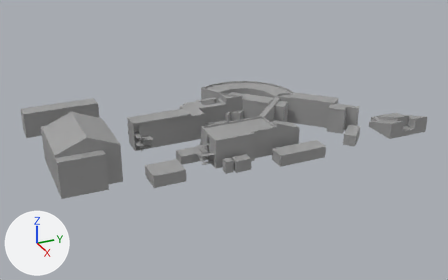
Two versions of the glTF model schoolFes_202510/medias/3ds/sc.glb, one commit apart.
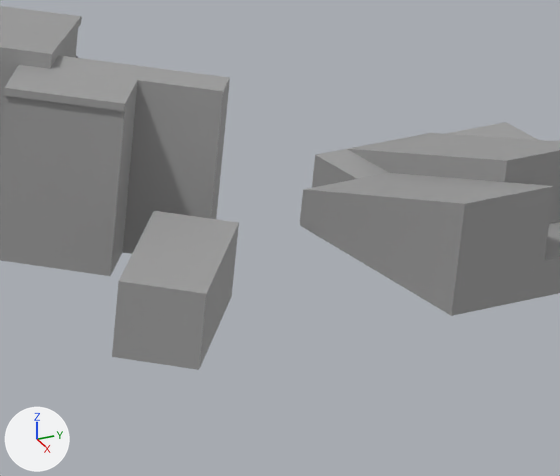
Each version is shown whole from a camera (50 mm lens) standing at (4.83, -1.98, 2.3) and looking at (0.16, 0.12, -0.03), then close up on the part from 73% to 90% of the width and 34% to 58% of the height. Every picture has the same lights, and +X, +Y and +Z are marked at lower left. Where no turn or scale is listed for an object, it has been applied to the vertices. Vertices at the same position are counted once.

Objects in the first close-up: 'Class_Roof.002', 'F1_Boiler', 'F1_Corridor', 'F1_Dining', 'F1_Dining.001', 'F1_Dining.003', 'F1_Dining.004', 'F1_Stairs', 'F2_Corridor.001', 'F2_Stairs', 'F3_Corridor', 'F3_Stairs', 'Roof.001'.
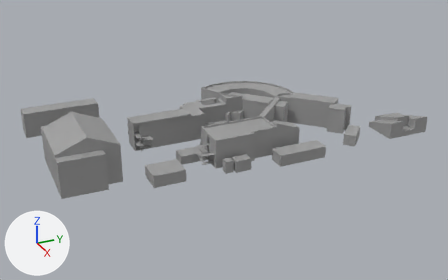
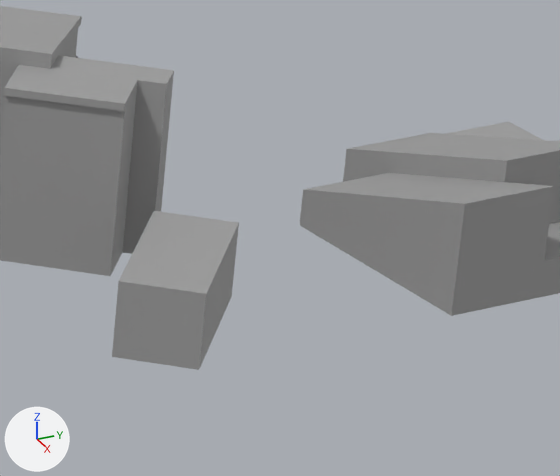
Scene script edits in JSON lines:
```json
{"block": "me_平面_097", "where": "# used by ob_f3_corridor; location = (-0.074, 0.216, 0.15)"}
{"op": "remove", "block": "me_平面_097", "code": "me_平面_097.from_pydata(...)  # 250 vertices, 500 faces; spans x -0.11..0.65, y -0.91..1.09, z 0.0..0.08"}
{"op": "add", "block": "me_平面_097", "code": "me_平面_097.from_pydata(...)  # 253 vertices, 506 faces; spans x -0.11..0.65, y -0.91..1.04, z 0.0..0.08"}
{"block": "me_平面_097", "change": "me_平面_097 part 1: 9 vertices moved from x 0.55..0.63, y 0.98..1.09, z 0.0..0.07 to x 0.55..0.58, y 0.98..1.04, z 0.0..0.07; 2 vertices removed from x 0.52..0.63, y 0.95..1.06, z 0.0; 5 vertices added at x 0.53..0.58, y 0.96..1.01, z 0.0"}
{"block": "me_平面_098", "where": "me_平面_098.from_pydata(...)  # 197 vertices, 382 faces; spans x -0.67..0.78, y -0.91..1.09, z -0.08..0.04"}
{"block": "me_平面_098", "where": "# used by ob_roof_001; location = (-0.074, 0.216, 0.235)"}
{"block": "me_平面_098", "where": "# before: 45 (0.63, 1.06, 0.0) at pixel (223, 91), 46 (0.6, 1.09, 0.0) at pixel (229, 77), 95 (0.63, 1.06, -0.01) at pixel (222, 98), 96 (0.6, 1.09, -0.01) at pixel (229, 84)"}
{"block": "me_平面_098", "change": "me_平面_098 part 2"}
{"op": "add", "block": "me_平面_098", "code": "for i in [45, 46, 95, 96]: me_平面_098.vertices[i].co += Vector((-0.05, -0.05, 0.0))"}
{"block": "me_平面_016", "where": "# used by ob_f2_corridor_001; location = (-0.074, 0.216, 0.075)"}
{"op": "remove", "block": "me_平面_016", "code": "me_平面_016.from_pydata(...)  # 275 vertices, 546 faces; spans x -0.11..0.65, y -0.91..1.09, z 0.0..0.08"}
{"op": "add", "block": "me_平面_016", "code": "me_平面_016.from_pydata(...)  # 278 vertices, 552 faces; spans x -0.11..0.65, y -0.91..1.04, z 0.0..0.08"}
{"block": "me_平面_016", "change": "me_平面_016 part 3"}
{"block": "me_平面_016", "change": "3 vertices are removed from x 0.52..0.63, y 0.95..1.09, z 0.0"}
{"block": "me_平面_016", "change": "48 faces are deleted"}
{"block": "me_平面_016", "change": "6 vertices in x 0.6..0.63, y 1.06..1.09, z 0.0..0.07 move by (-0.05, -0.05, 0.0)"}
{"block": "me_平面_016", "change": "2 vertices move within x 0.55, y 0.98, z 0.0"}
{"block": "me_平面_016", "change": "6 vertices are added at (0.58, 1.01, 0.0), (0.55, 1.04, 0.0), (0.55, 0.98, 0.0), (0.55, 0.98, 0.0), (0.53, 0.97, 0.0), (0.55, 0.98, 0.0)"}
{"block": "me_平面_016", "change": "54 new faces join them"}
{"block": "me_平面_017", "where": "me_平面_017.from_pydata(...)  # 260 vertices, 514 faces; spans x -0.11..0.65, y -0.91..1.09, z 0.0..0.08"}
{"block": "me_平面_017", "where": "# used by ob_f1_corridor; location = (-0.074, 0.216, 0.0)"}
{"block": "me_平面_017", "where": "# before: 128 (0.63, 1.06, 0.0), 129 (0.6, 1.09, 0.0), 133 (0.63, 1.06, 0.07), 134 (0.6, 1.09, 0.07), 164 (0.63, 1.06, 0.07) at pixel (211, 209)"}
{"block": "me_平面_017", "where": "# before: 165 (0.6, 1.09, 0.07) at pixel (218, 195), 197 (0.63, 1.06, 0.0), 198 (0.6, 1.09, 0.0)"}
{"block": "me_平面_017", "change": "me_平面_017 part 4"}
{"op": "add", "block": "me_平面_017", "code": "for i in [128, 129, 133, 134, 164, 165, 197, 198]: me_平面_017.vertices[i].co += Vector((-0.05, -0.05, 0.0))"}
{"op": "set", "path": "me_平面_017.vertices[220].co", "old": "(0.55, 0.99, 0.0)", "new": "(0.54, 0.98, 0.0)"}
{"op": "set", "path": "me_平面_017.vertices[222].co", "old": "(0.52, 0.95, 0.0)", "new": "(0.54, 0.97, 0.0)"}
{"op": "set", "path": "ob_f1_dining_001.location", "old": "(0.503, 1.542, 0.0)", "new": "(0.503, 1.592, 0.0)"}
```

Boxes [x1, y1, x2, y2] around the edits, measured in the close-ups (560 x 476 px; the box of a moved part takes in the faces that stretch with it):
```json
{"object": "Roof.001", "change": "reshaped", "before": [0, 55, 230, 111], "after": [0, 55, 174, 111]}
{"object": "F3_Corridor", "change": "reshaped", "before": [0, 70, 229, 154], "after": [0, 70, 173, 147]}
{"object": "F2_Corridor.001", "change": "reshaped", "before": [0, 125, 224, 210], "after": [0, 125, 168, 202]}
{"object": "F1_Dining.001", "change": "moved", "before": [312, 149, 389, 188], "after": [343, 149, 389, 182]}
{"object": "F1_Corridor", "change": "reshaped", "before": [123, 198, 218, 254], "after": [123, 189, 163, 254]}
{"part": 1, "of": "me_平面_097", "change": "moved or reshaped", "before": [159, 86, 229, 154], "after": [159, 79, 173, 147]}
{"part": 2, "of": "me_平面_098", "change": "moved or reshaped", "before": [50, 55, 230, 99], "after": [50, 55, 174, 91]}
{"part": 3, "of": "me_平面_016", "change": "moved or reshaped", "before": [127, 141, 224, 210], "after": [127, 134, 168, 202]}
```
